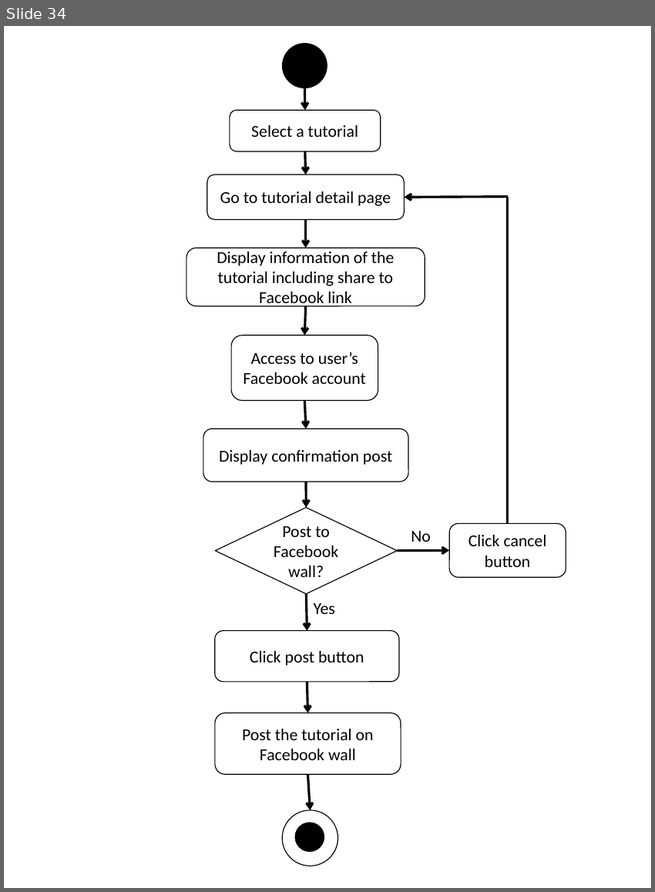
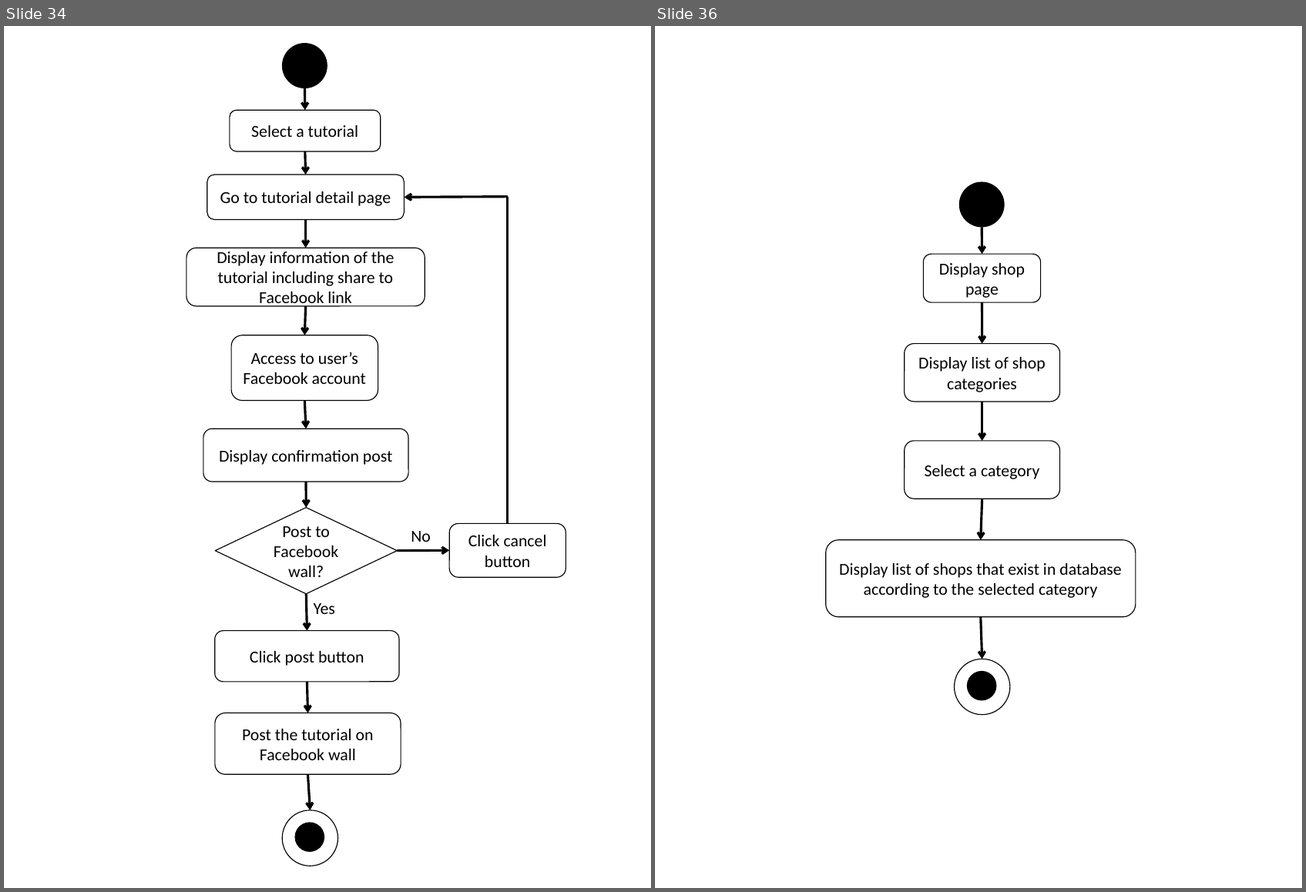
Before and after one commit to asciidaitoon/HanDIYcraft, a slide deck: SRS/AD web.pptx. Shown side by side, each under a label of ours: slide 34 before the commit, slides 34 and 36 after it; the slides between them are not shown. The pictures are 655x892 and 1306x892 pixels, drawn with LibreOffice and Linux fonts; fonts in the diff are those of the drawing. Boxes give left, top, right and bottom in pixels: in the first picture for what was removed or moved away, otherwise in the second. Text is boxed around its words. In the diff, an @@ line names an element or a change of style, - is before the commit and + after.

Commit message:
14.10.2014
Update
-SRS >>> web URS&SRS
-SDD >>> class diagram description
-Test >>> web unit+system test plan & record
-GUI >>> (web) add explore shop UI

```diff
--- a/SRS/AD web.pptx
+++ b/SRS/AD web.pptx
@@ slide 36 added at (655,26,1302,888), background #FFFFFF @@
@@ ellipse added at (958,182,1005,228), fill #000000 @@
@@ arrow added from (981, 227) to (981, 254), #000000 2 pt @@
@@ rounded rectangle added at (923,254,1041,302), fill #FFFFFF, outline #000000 0.75 pt, 14 pt, text #000000 @@
+Display shop page
@@ arrow added from (981, 303) to (981, 343), #000000 2 pt @@
@@ rounded rectangle added at (904,343,1059,401), fill #FFFFFF, outline #000000 0.75 pt, 14 pt, text #000000 @@
+Display list of shop categories
@@ arrow added from (981, 402) to (981, 441), #000000 2 pt @@
@@ rounded rectangle added at (904,441,1059,499), fill #FFFFFF, outline #000000 0.75 pt, 14 pt, text #000000 @@
+Select a category
@@ arrow added from (981, 499) to (980, 540), #000000 2 pt @@
@@ rounded rectangle added at (826,540,1135,617), fill #FFFFFF, outline #000000 0.75 pt, 14 pt, text #000000 @@
+Display list of shops that exist in database according to the selected category
@@ arrow added from (980, 617) to (981, 659), #000000 2 pt @@
@@ ellipse added at (955,659,1010,715), fill #FFFFFF, outline #000000 0.75 pt @@
@@ ellipse added at (967,671,997,701), fill #000000 @@
```
Also in this commit, not shown: 1 slide changed, 1 other slide added, 6 other files.
